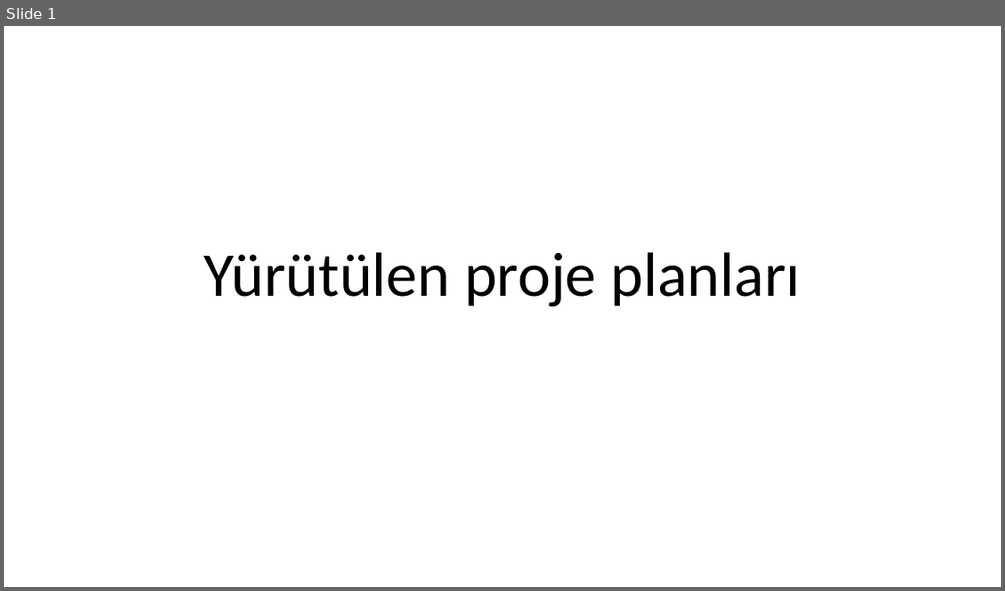
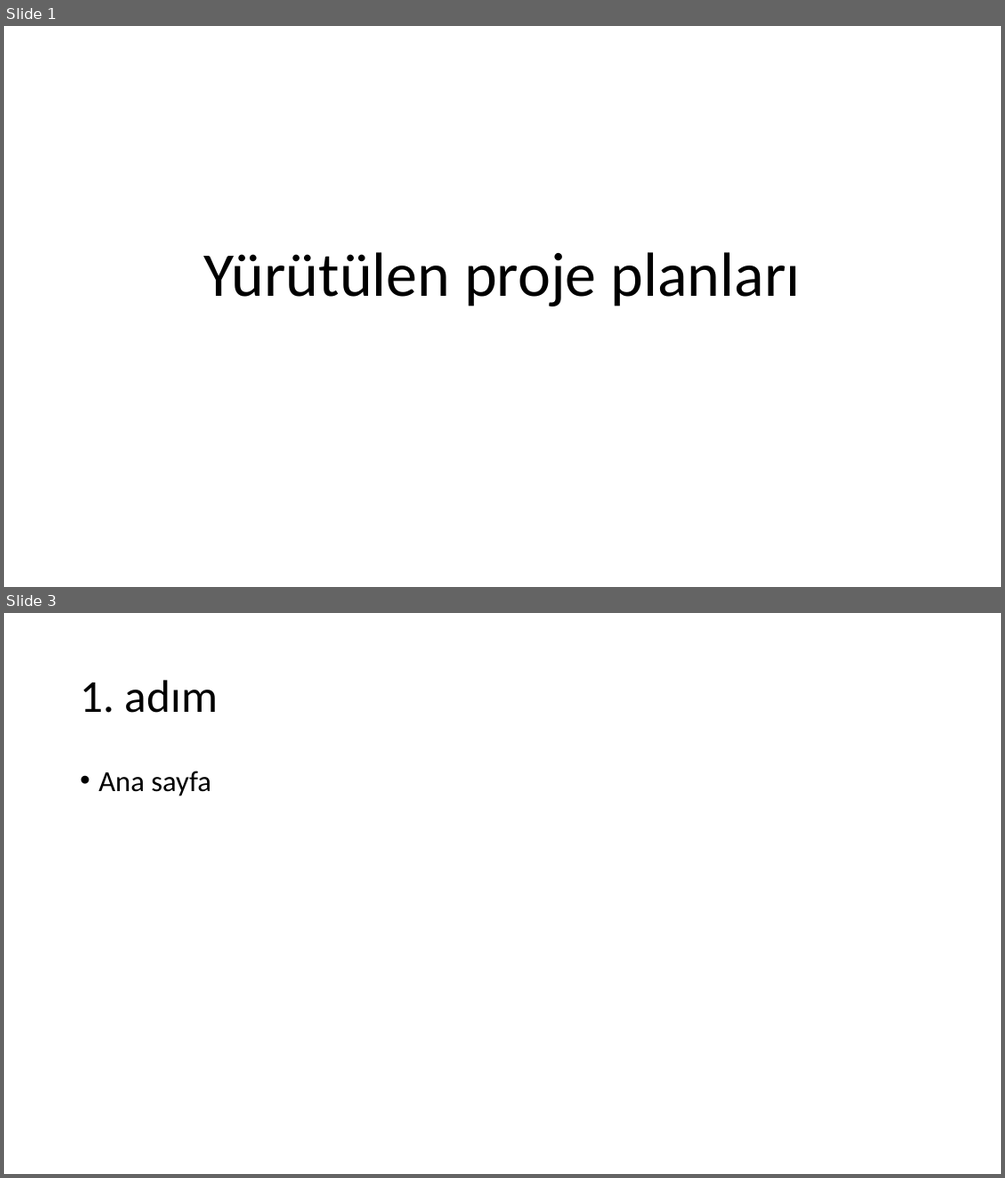
Before and after one commit to sefaaksux/calisma-sefa-isa, a slide deck: Yeni Microsoft PowerPoint Sunusu.pptx. Shown one above the other, each under a label of ours: slide 1 before the commit, slides 1 and 3 after it; the slides between them are not shown. The pictures are 1005x591 and 1005x1178 pixels, drawn with LibreOffice and Linux fonts; fonts in the diff are those of the drawing. Boxes give left, top, right and bottom in pixels: in the first picture for what was removed or moved away, otherwise in the second. Text is boxed around its words. In the diff, an @@ line names an element or a change of style, - is before the commit and + after.

Commit message:
güncel şifre oluşturuldu sununya yeni sayfalar ve bilgiler eklendi.

```diff
--- a/Yeni Microsoft PowerPoint Sunusu.pptx
+++ b/Yeni Microsoft PowerPoint Sunusu.pptx
@@ slide 3 added at bbox=[4, 613, 1001, 1174], background #FFFFFF @@
@@ title added at bbox=[80, 680, 218, 713], 44 pt, text #000000 @@
+1. adım
@@ text added at bbox=[98, 771, 211, 796], 28 pt, text #000000 @@
+• Ana sayfa
```
Also in this commit, not shown: 1 slide changed, 2 other files.
